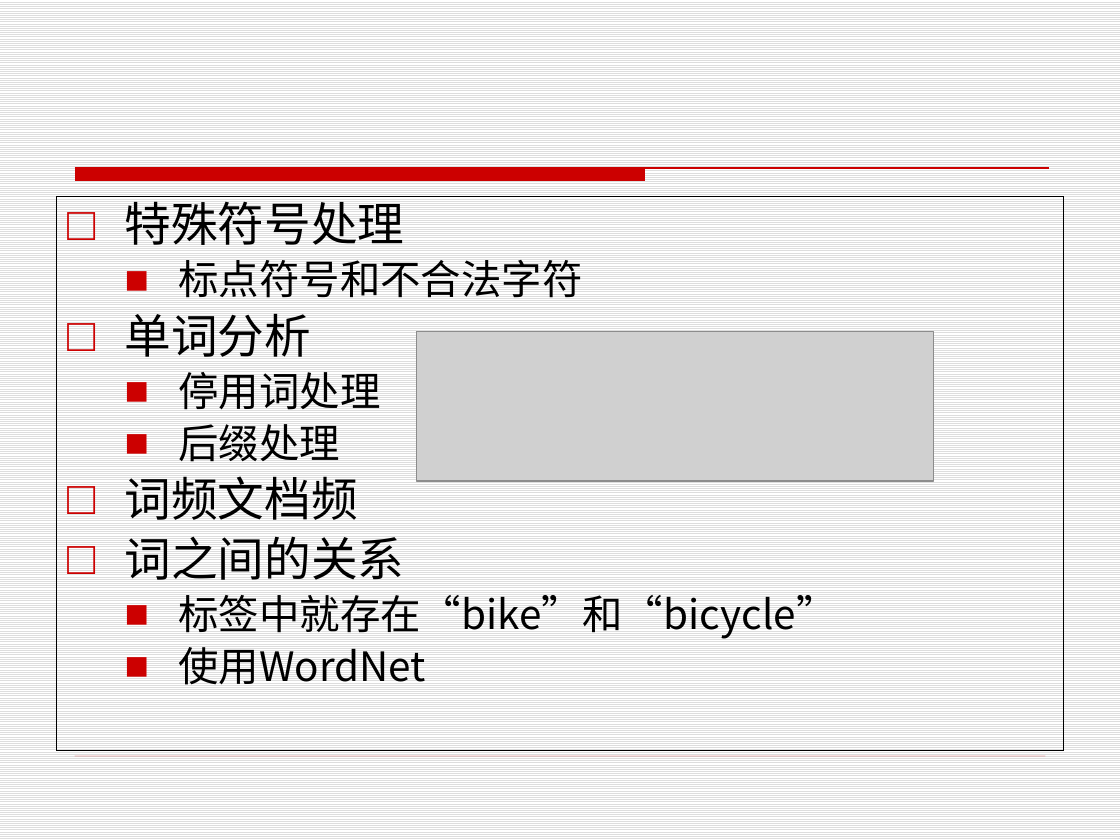
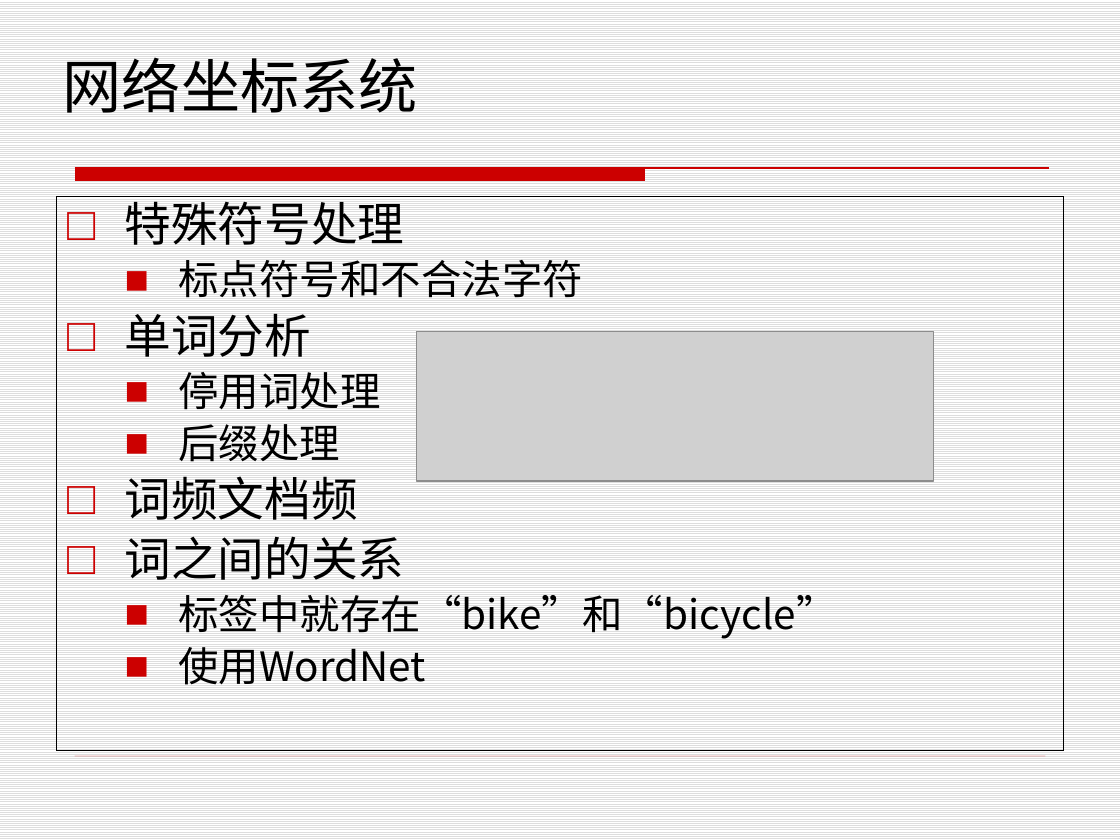
Before and after one commit to henryzhao/graduate, a slide deck: slide 18 of 赵玉琦硕士论文答辩.pptx (slide 13 before the commit). Drawn at 1120x840 pixels with LibreOffice and Linux fonts; fonts in the diff are those of the drawing; grey boxes stand for pictures; background and template pictures are left out. Boxes give left, top, right and bottom in pixels: in the first picture for what was removed or moved away, otherwise in the second. Text is boxed around its words. In the diff, an @@ line names an element or a change of style, - is before the commit and + after.

Commit message:
ppt update

```diff
--- a/赵玉琦硕士论文答辩.pptx
+++ b/赵玉琦硕士论文答辩.pptx
@@ title added at [63,58,418,113], 38 pt, text #000000 @@
+网络坐标系统
```
Also in this commit, not shown: 7 slides added, 2 slides removed, 1 other file.
